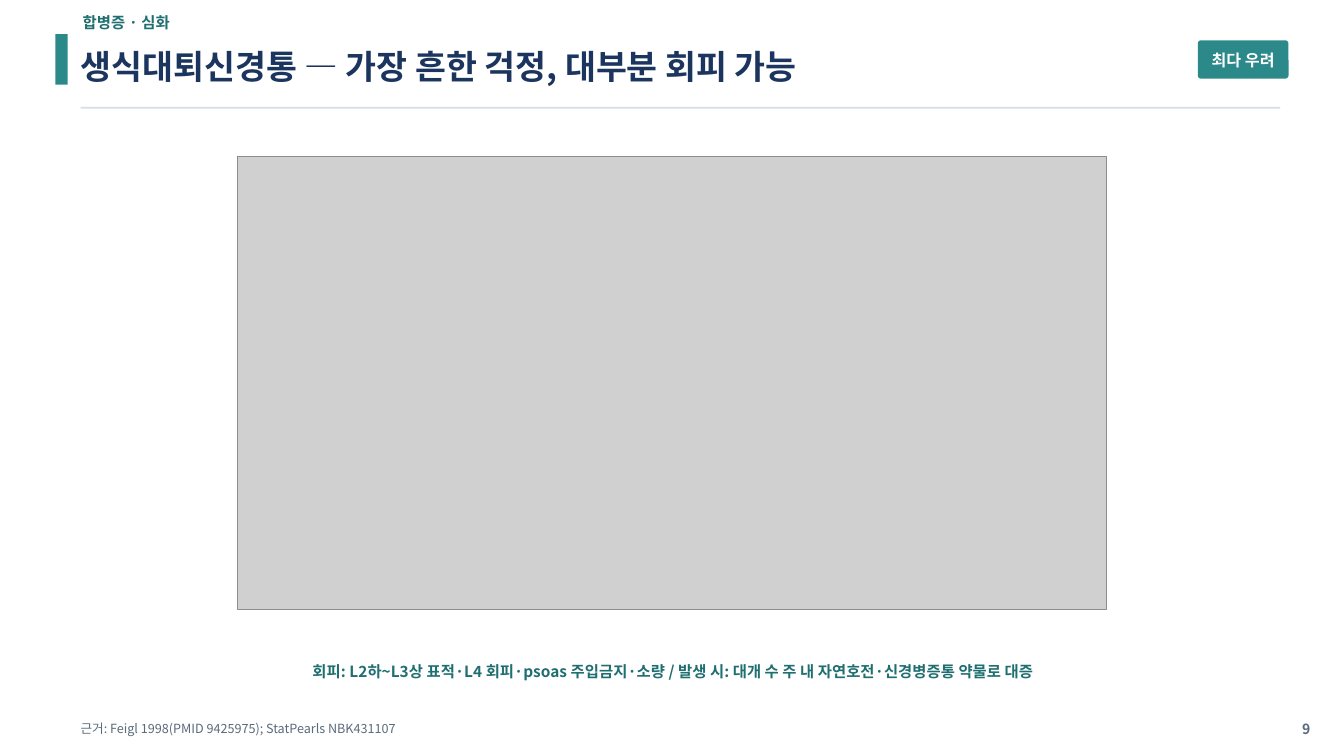
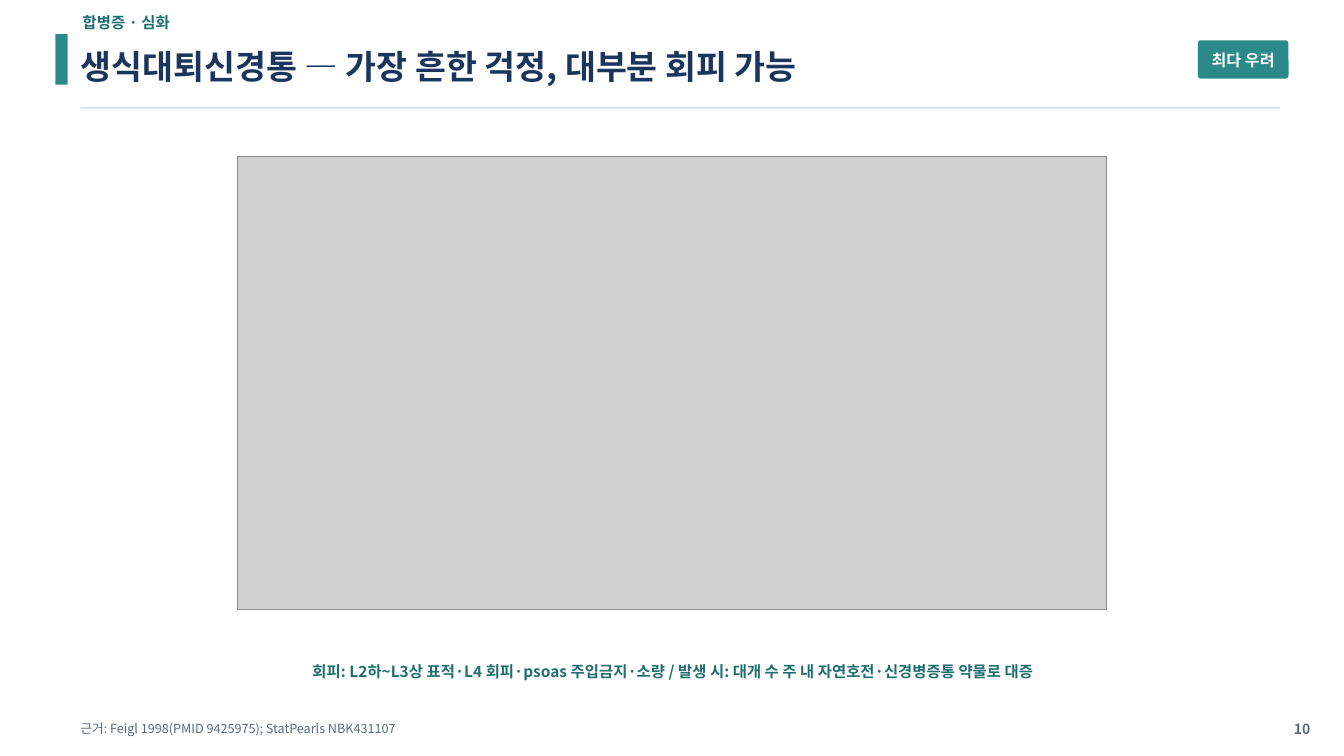
Before and after one commit to wonkeeparkos-pixel/ppt-work, a slide deck: slide 10 of 문헌고찰_NLC_RLS_LSB/03_LSB/LSB_발표.pptx (slide 9 before the commit). Drawn at 1344x756 pixels with LibreOffice and Linux fonts; fonts in the diff are those of the drawing; grey boxes stand for pictures. Boxes give left, top, right and bottom in pixels: in the first picture for what was removed or moved away, otherwise in the second. Text is boxed around its words. In the diff, an @@ line names an element or a change of style, - is before the commit and + after.

```diff
--- a/문헌고찰_NLC_RLS_LSB/03_LSB/LSB_발표.pptx
+++ b/문헌고찰_NLC_RLS_LSB/03_LSB/LSB_발표.pptx
@@ text at [1294,723,1310,734]: text changed @@
-9
+10
```
Also in this commit, not shown: 15 other slides changed, 1 slide added, 10 other files.
